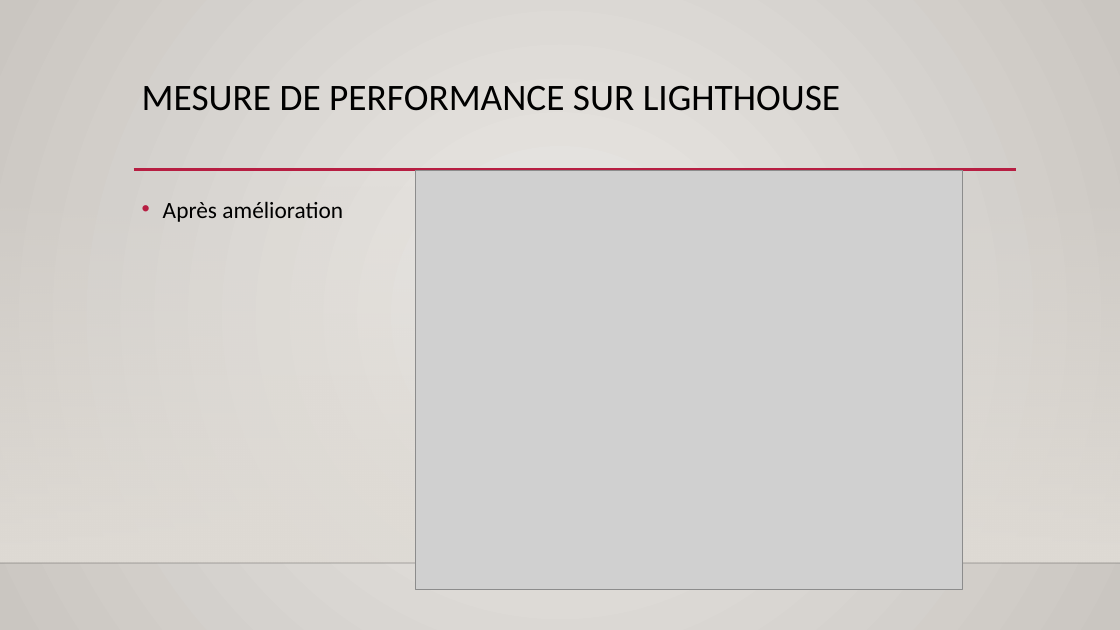
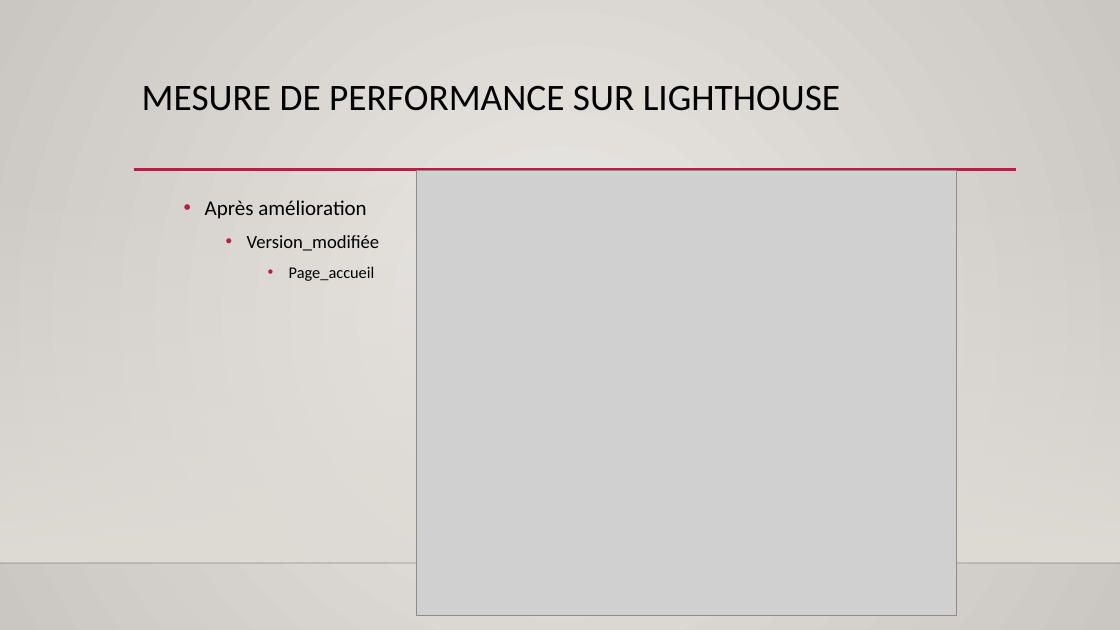
Before and after one commit to o-said/projet-4-la_chouette_agence, a slide deck: slide 3 of audit/Présentation du projet 4.pptx. Drawn at 1120x630 pixels with LibreOffice and Linux fonts; fonts in the diff are those of the drawing; grey boxes stand for pictures; background and template pictures are left out. Boxes give left, top, right and bottom in pixels: in the first picture for what was removed or moved away, otherwise in the second. Text is boxed around its words. In the diff, an @@ line names an element or a change of style, - is before the commit and + after.

```diff
--- a/audit/Présentation du projet 4.pptx
+++ b/audit/Présentation du projet 4.pptx
@@ picture: place and size @@
-picture at (416, 171, 963, 590)
+picture at (417, 171, 956, 616)
@@ text at (205, 200, 366, 219): size 20 to 18 pt in "Après amélioration"; list level 1 to 2 in "Après amélioration" @@
@@ text at (247, 235, 380, 281): paragraphs added @@
+    • Version_modifiée
+      • Page_accueil
```
Also in this commit, not shown: 7 other slides changed, 10 slides added, 2 other files.
